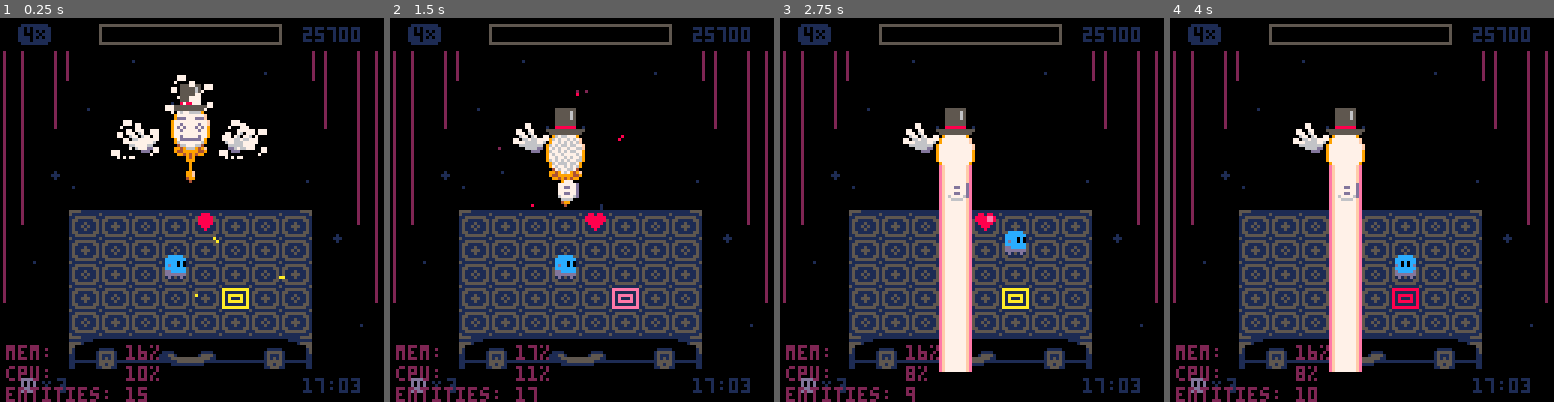
Above: before the commit, frames 1-4 (left to right).
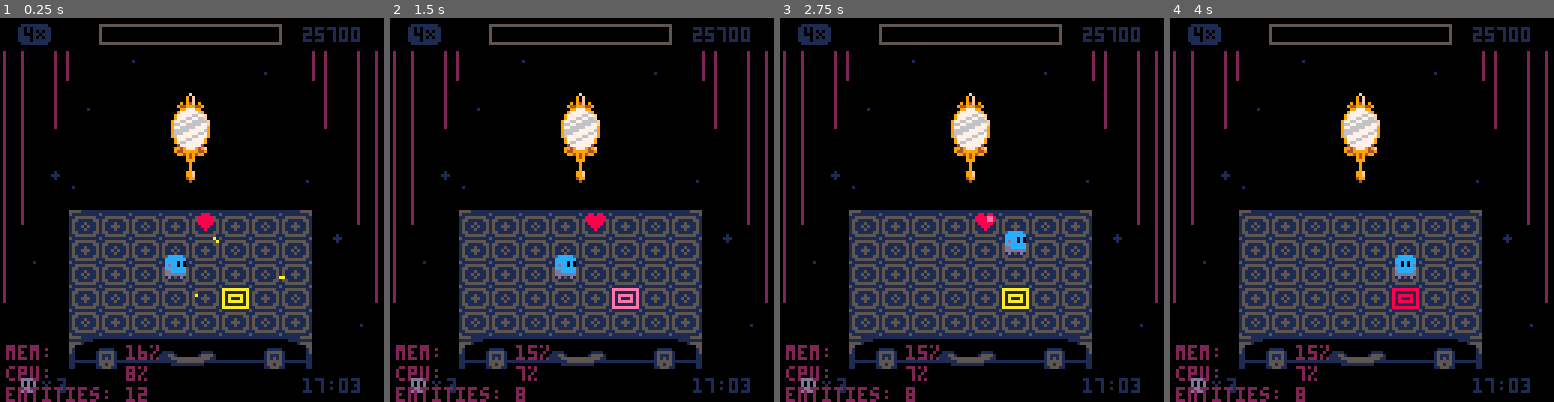
Above: after the commit, the same moments.

Repository: aylanonsense/just-one-boss
Game: PICO-8 cartridge cart.p8
Same seed, same stepped clock (60 frames per second), same inputs: the game is played once before the commit and once after it.
Inputs:
- Up to frame 1 (0.25 s): no input
- Up to frame 2 (1.5 s): tap X (X key) at 0.33, 1.07 s; tap O (Z key) at 0.7 s
- Up to frame 3 (2.75 s): hold Right 1.6-2.1 s; tap O (Z key) at 1.7, 2.1, 2.5 s; tap X (X key) at 1.85 s; hold Up 2.15-2.42 s; hold Right from 2.47 s (still down)
- Up to frame 4 (4 s): tap O (Z key) at 2.9, 3.3, 3.7 s; tap X (X key) at 2.97 s; release Right at 3.03 s; hold Left 3.08-3.58 s; hold Down 3.63-3.97 s

The runs differ from the first frame. In frame 1, 2.4% of the frame differs, in the area x 28-70%, y 14-100%; in frame 2, 3.1%; in frame 3, 6.8%; in frame 4, 6.9%, in the area x 32-55%, y 19-100%.

Commit message:
Refactoring the player character

Diff:
--- a/cart.p8
+++ b/cart.p8
@@ -25,10 +25,6 @@
 	down:	ƒ
 	left:	‹
 	right:	‘
-
-starting symbols: 6838
-after a bit of work: 6206
-after more work: 5305
 ]]
 
 -- useful noop function
@@ -137,16 +133,10 @@
 		end
 	},
 	player={
-		hitbox_channel=2,
-		hurtbox_channel=1,
+		hitbox_channel=2, -- pickup
+		hurtbox_channel=1, -- player
 		facing="right",
-		move_dir=nil,
-		next_move_dir=nil,
-		move_frames=0,
-		prev_col=nil,
-		prev_row=nil,
-		horizontal_move_increments={1,2,3,4},
-		vertical_move_increments={1,2,2,3},
+		step_frames=0,
 		teeter_frames=0,
 		stun_frames=0,
 		primary_color=12,
@@ -154,136 +144,122 @@
 		eye_color=0,
 		update=function(self)
 			decrement_counter_prop(self,"stun_frames")
-			if decrement_counter_prop(self,"teeter_frames") and self.next_move_dir then
-				self:move(self.next_move_dir)
-				self.next_move_dir=nil
-			end
+			decrement_counter_prop(self,"teeter_frames")
 			-- try moving
 			if btnp(0) then
-				self:queue_move("left")
+				self:queue_step("left")
 			elseif btnp(1) then
-				self:queue_move("right")
+				self:queue_step("right")
 			elseif btnp(2) then
-				self:queue_move("up")
+				self:queue_step("up")
 			elseif btnp(3) then
-				self:queue_move("down")
+				self:queue_step("down")
+			end
+			-- apply moves that were delayed from teetering/stun
+			if self.next_step_dir and not self.step_dir then
+				self:step(self.next_step_dir)
 			end
 			-- actually move
-			self.vx=0
-			self.vy=0
-			if self.stun_frames<=0 and self.teeter_frames<=0 and self.move_frames>0 then
-				if self:step() then
-					self.move_dir=nil
-					if self.next_move_dir then
-						self:move(self.next_move_dir)
-						self.next_move_dir=nil
-						self:step()
+			if self.stun_frames<=0 then
+				self.vx=0
+				self.vy=0
+				self:apply_step()
+				local prev_col,prev_row=self:col(),self:row()
+				self:apply_velocity()
+				-- teeter off the edge of the earth if the player tries to move off the map
+				if self:col()!=mid(1,self:col(),8) or self:row()!=mid(1,self:row(),5) then
+					self.x=10*prev_col-5
+					self.y=8*prev_row-4
+					self.step_dir=nil
+					self.next_step_dir=nil
+					self.step_frames=0
+					self.teeter_frames=11
+				end
+			end
+		end,
+		draw=function(self)
+			local spritesheet_x,spritesheet_y,spritesheet_height,dx,dy,facing=0,0,8,7,6,self.facing
+			local flipped=(facing=="left")
+			-- up/down sprites are below the left/right sprites in the spritesheet
+			if facing=="up" then
+				spritesheet_y,spritesheet_height,dx=8,11,5
+			elseif facing=="down" then
+				spritesheet_y,spritesheet_height,dx,dy=19,11,5,9
+			elseif facing=="left" then
+				dx=3
+			end
+			-- moving between tiles
+			if self.step_frames>0 then
+				spritesheet_x=44-11*self.step_frames
+			end
+			-- teetering off the edge
+			if self.teeter_frames>0 then
+				local c=ternary(self.teeter_frames%4<2,8,9)
+				pal2(c,0)
+				pal2(17-c,self.secondary_color)
+				spritesheet_x=44
+				if facing=="up" then
+					dy+=3
+				elseif facing=="down" then
+					dy-=2
+				elseif facing=="left" then
+					dx+=4
+				elseif facing=="right" then
+					dx-=4
+				end
+			end
+			-- getting hurt
+			if self.stun_frames>0 then
+				spritesheet_x,spritesheet_y,spritesheet_height,dx,dy=77,0,10,5,8
+				flipped=self.stun_frames%6>3
+			end
+			-- draw the sprite
+			pal2(3)
+			pal2(12,self.primary_color)
+			pal2(13,self.secondary_color)
+			pal(1,self.eye_color)
+			if self.invincibility_frames%4<2 or self.stun_frames>0 then
+				sspr2(spritesheet_x,spritesheet_y,11,spritesheet_height,self.x-dx,self.y-dy,flipped)
+			end
+		end,
+		queue_step=function(self,dir)
+			if not self:step(dir) then
+				self.next_step_dir=dir
+			end
+		end,
+		step=function(self,dir)
+			if not self.step_dir and self.teeter_frames<=0 and self.stun_frames<=0 then
+				self.facing,self.step_dir,self.step_frames,self.next_step_dir=dir,dir,4 -- ,nil
+				return true
+			end
+		end,
+		apply_step=function(self)
+			local dir,dist=self.step_dir,self.step_frames
+			if dir then
+				local dist_vertical=ternary(dist>2,dist-1,dist)
+				if dir=="left" then
+					self.vx-=dist
+				elseif dir=="right" then
+					self.vx+=dist
+				elseif dir=="up" then
+					self.vy-=dist_vertical
+				elseif dir=="down" then
+					self.vy+=dist_vertical
+				end
+				if decrement_counter_prop(self,"step_frames") then
+					self.step_dir=nil
+					if self.next_step_dir then
+						self:step(self.next_step_dir)
+						self:apply_step()
 					end
 				end
 			end
-			self.prev_col=self:col()
-			self.prev_row=self:row()
-			self:apply_velocity()
-			if not tile_exists(self:col(),self:row()) and tile_exists(self.prev_col,self.prev_row) then
-				self:cancel_move(self.prev_col,self.prev_row)
-				self.teeter_frames=11
-			end
-		end,
-		cancel_move=function(self,col,row)
-			self.x=10*col-5
-			self.y=8*row-4
-			self.move_dir=nil
-			self.move_frames=0
-			self.next_move_dir=nil
-		end,
-		queue_move=function(self,dir)
-			if not self.move_dir and self.teeter_frames<=0 then
-				self:move(dir)
-			else
-				self.next_move_dir=dir
-			end
-		end,
-		move=function(self,dir)
-			self.facing=dir
-			self.move_dir=dir
-			self.move_frames=#self.horizontal_move_increments
-		end,
-		step=function(self)
-			local dist
-			if self.move_dir=="left" or self.move_dir=="right" then
-				dist=self.horizontal_move_increments[self.move_frames]
-			else
-				dist=self.vertical_move_increments[self.move_frames]
-			end
-			local move_x,move_y=dir_to_vector(self.move_dir,dist)
-			self.vx+=move_x
-			self.vy+=move_y
-			return decrement_counter_prop(self,"move_frames")
 		end,
 		on_hurt=function(self)
-			self:stun()
 			shake_screen(4,12)
-		end,
-		stun=function(self)
-			-- self:cancel_move(self:col(),self:row())
 			self.invincibility_frames=60
 			self.stun_frames=19
-			player_health:lose_heart()
-		end,
-		draw=function(self)
-			palt(3,true)
-			local x=self.x
-			local y=self.y
-			local sprite_x=0
-			local sprite_y=0
-			local sprite_dx=3
-			local sprite_dy=6
-			local sprite_width=7
-			local sprite_height=8
-			local sprite_flipped=(self.facing=="left")
-			if self.facing=="up" then
-				sprite_y=8
-				sprite_height=11
-			elseif self.facing=="down" then
-				sprite_y=19
-				sprite_dy=9
-				sprite_height=11
-			end
-			if self.stun_frames>0 then
-				sprite_flipped=(self.frames_alive%8<4)
-				sprite_dx=5
-				sprite_dy=8
-				sprite_width=11
-				sprite_height=10
-				sprite_x=64
-				sprite_y=20
-			elseif self.invincibility_frames%4>2 then
-				return
-			elseif self.teeter_frames>0 then
-				sprite_x=ternary(self.teeter_frames<=2,52,40) -- 64)
-				sprite_width=12
-				if self.facing=="up" then
-					sprite_dx=6
-					sprite_dy+=3
-				elseif self.facing=="down" then
-					sprite_dx=6
-					sprite_dy-=2
-				else
-					sprite_dx+=ternary(sprite_flipped,5,0)
-				end
-				local f=self.teeter_frames%4<2
-				palt(ternary(f,8,9),true)
-				pal(ternary(f,9,8),self.secondary_color)
-			elseif self.move_frames>0 then
-				sprite_x+=40-11*self.move_frames
-				sprite_dx+=ternary(sprite_flipped,0,4)
-				sprite_width+=4
-			end
-			pal(12,self.primary_color)
-		pal(13,self.secondary_color)
-			pal(1,self.eye_color)
-			sspr(sprite_x,sprite_y,sprite_width,sprite_height,x-sprite_dx,y-sprite_dy,sprite_width,sprite_height,sprite_flipped)
-			-- rect(left,top,right,bottom,8)
+			-- player_health:lose_heart()
 		end
 	},
 	player_health={
@@ -549,15 +525,12 @@
 		extends="movable",
 		x=40,
 		y=-28,
-		hitbox_channel=1, -- player
 		-- rainbow_frames=0,
 		expression=4,
 		laser_charge_frames=0,
 		laser_preview_frames=0,
-		-- laser_fire_frames=0,
-		-- hover_frames=0,
-		-- hover_dir=nil,
-		-- actions={},
+		hover_frames=0,
+		hover_dir=1,
 		init=function(self)
 			self.left_hand=spawn_entity("magic_mirror_hand",self.x-18,self.y+5)
 			self.right_hand=spawn_entity("magic_mirror_hand",self.x+18,self.y+5,{is_right_hand=true,dir=1})
@@ -566,22 +539,22 @@
 			-- decrement_counter_prop(self,"rainbow_frames")
 			decrement_counter_prop(self,"laser_charge_frames")
 			decrement_counter_prop(self,"laser_preview_frames")
-			-- decrement_counter_prop(self,"laser_fire_frames")
-			-- if decrement_counter_prop(self,"hover_frames") then
-			-- 	self.vx=0
-			-- 	self.vy=0
-			-- end
+			if decrement_counter_prop(self,"hover_frames") then
+				self.vx=0
+				self.vy=0
+			end
+			-- hover left and right
+			if self.hover_frames>0 then
+				if self.x<=5 then
+					self.hover_dir=1
+				elseif self.x>=75 then
+					self.hover_dir=-1
+				end
+				self.vx,self.vy=2*self.hover_dir,0
+			end
 			self:apply_move()
-			-- if self.hover_frames>0 then
-			-- 	if self.x<=5 then
-			-- 		self.hover_dir=1
-			-- 	elseif self.x>=75 then
-			-- 		self.hover_dir=-1
-			-- 	end
-			-- 	self.vx=2*self.hover_dir
-			-- 	self.vy=0
-			-- end
 			self:apply_velocity()
+			-- create particles when charging laser
 			if self.laser_charge_frames>0 then
 				local x,y,angle=self.x,self.y,rnd()
 				spawn_entity("particle",x+22*cos(angle),y+22*sin(angle),{
@@ -606,22 +579,10 @@
 			if self.is_wearing_top_hat then
 				sspr2(115,75,13,9,x-6,y-15)
 			end
-			-- draw laser
+			-- draw laser preview
 			if self.laser_preview_frames%2>0 then
 				line(x,y+7,x,60,14)
 			end
-			-- 	if self.laser_fire_frames>0 then
-			-- 		self:reset_colors()
-			-- 		rect(self.x-5,self.y+4,self.x+5,60,14)
-			-- 		rect(self.x-4,self.y+4,self.x+4,60,15)
-			-- 		rectfill(self.x-3,self.y+4,self.x+3,60,7)
-			-- 		-- line(self.x-4,self.y,self.x-4,60,7)
-			-- 		-- line(self.x,1,self.x,39,14)
-			-- 	end
-		end,
-		is_hitting=function(self,entity)
-			return false
-			-- return self.laser_fire_frames>0 and entity:col()==self:col()
 		end,
 		-- highest-level commands
 		intro=function(self)
@@ -697,11 +658,16 @@
 				)):and_then(10)
 		end,
 		shoot_lasers=function(self)
+			self.left_hand:disapper()
 			return self:promise("set_held_state","right")
 				:and_then("set_expression",5)
 				:and_then("move",10*player:col()-5,-20,20,ease_in)
 				:and_then("fire_laser")
+				:and_then("hover",5)
+				:and_then(10)
 				:and_then("fire_laser")
+				:and_then("hover",5)
+				:and_then(10)
 				:and_then("fire_laser")
 		end,
 		bloom_flowers=function(self)
@@ -719,6 +685,14 @@
 				:and_then(self.left_hand,"set_pose",3)
 				:and_then(self.right_hand,"set_pose",3)
 				:and_then(self,"move_to_home")
+				:and_then(function()
+					if not self.left_hand.visible then
+						self.left_hand:appear()
+					end
+					if not self.right_hand.visible then
+						self.right_hand:appear()
+					end
+				end)
 				:and_then("set_held_state",nil)
 		end,
 		move_to_home=function(self)
@@ -772,6 +746,7 @@
 				:and_then("spawn_laser",20)
 				:and_then("set_expression",5)
 				:and_then("preview_laser",6)
+				:and_then(20)
 		end,
 		charge_laser=function(self,frames)
 			self.laser_charge_frames=frames
@@ -784,6 +759,10 @@
 		preview_laser=function(self,frames)
 			self.laser_preview_frames=frames
 			return frames
+		end,
+		hover=function(self,cols)
+			self.hover_frames=5*cols+1
+			return 5*cols
 		end,
 		-- lowest-level commands
 		spawn_flower=function(self,x,y)
@@ -801,93 +780,6 @@
 		set_expression=function(self,expression)
 			self.expression=expression
 		end,
-		-- shoot_lasers=function(self)
-			-- local hover_frames=25
-			-- local laser_fire_frames=65
-			-- self:set_expression(5)
-			-- self:schedule(6,"move_to_player_col")
-			-- self:schedule(16,"shoot_laser")
-			-- local f=16+laser_fire_frames
-			-- local i
-			-- for i=1,2 do
-			-- 	self:schedule(f,"hover",hover_frames)
-			-- 	f+=hover_frames
-			-- 	self:schedule(f,"shoot_laser")
-			-- 	f+=laser_fire_frames
-			-- end
-		-- end,
-		-- hover=function(self,frames,dir)
-			-- self.hover_frames=frames
-			-- self.hover_dir=dir or self.hover_dir or 1
-		-- end,
-		-- charge_laser=function(self,frames)
-			-- self.laser_charge_frames=frames
-		-- end,
-		-- preview_laser=function(self,frames)
-			-- self.laser_preview_frames=frames
-		-- end,
-		-- fire_laser=function(self,frames)
-			-- self.laser_fire_frames=frames
-		-- end,
-		-- reset_state=function(self,held_hand)
-			-- if not self.left_hand.held_mirror or not self.right_hand.held_mirror then
-			-- 	self:set_held_hands(held_hand or "left")
-			-- end
-			-- if self.expression!= 1 then
-				-- self:schedule(5,"set_expression",5)
-				-- self:schedule(16,"set_expression",1)
-			-- end
-			-- self:schedule(15,"move_to_home")
-			-- self:schedule(45,"set_held_hands",held_hand)
-		-- end,
-		-- move_to_home=function(self)
-			-- lasts 30 frames
-			-- self:move(40,-28,30,{easing=ease_in,relative=false})
-			-- if not self.left_hand.held_mirror then
-			-- 	self.left_hand:move_to_home(40,-28)
-			-- end
-			-- if not self.right_hand.held_mirror then
-			-- 	self.right_hand:move_to_home(40,-28)
-			-- end
-		-- end,
-		-- set_held_hands=function(self,held_hand)
-			-- lasts 10 frames
-			-- if self.left_hand.held_mirror and held_hand!="left" then
-			-- 	self.left_hand:release_mirror()
-			-- elseif not self.left_hand.held_mirror and held_hand=="left" then
-			-- 	self.left_hand:grab_mirror(self)
-			-- end
-			-- if self.right_hand.held_mirror and held_hand!="right" then
-			-- 	self.right_hand:release_mirror()
-			-- elseif not self.right_hand.held_mirror and held_hand=="right" then
-			-- 	self.right_hand:grab_mirror(self)
-			-- end
-		-- end,
-		-- spawn2_flowers=function(self,increment,time_to_bloom)
-			-- local restricted_col=rnd_int(0,3)
-			-- local restricted_row=rnd_int(0,4)
-			-- local flowers={}
-			-- local i=rnd_int(0,increment-1)
-			-- while i<40 do
-			-- 	local c=i%8
-			-- 	local r=flr(i/8)
-			-- 	if (c!=restricted_col and (7-c)!=restricted_col) or r!=restricted_row then
-			-- 		add(flowers,{
-			-- 			x=10*c+5,
-			-- 			y=8*r+4,
-			-- 			bloom_frames=time_to_bloom,
-			-- 			flipped=(rnd()<0.5),
-			-- 			color=rnd_from_list({8,12,9,14})
-			-- 		})
-			-- 	end
-			-- 	i+=rnd_int(1,increment)
-			-- end
-			-- shuffle_list(flowers)
-			-- for i=1,#flowers do
-			-- 	flowers[i].hidden_frames=i
-			-- 	spawn_entity("flower_patch",flowers[i])
-			-- end
-		-- end,
 	},
 	magic_mirror_hand={
 		-- is_right_hand,dir
@@ -949,6 +841,10 @@
 		end,
 		appear=function(self)
 			self.visible=true
+			return self:poof()
+		end,
+		disapper=function(self)
+			self.visible=false
 			return self:poof()
 		end,
 		move_to_temple=function(self,mirror)
@@ -1044,10 +940,10 @@
 	scene[1]()
 end
 
--- local skip_frames=0
+local skip_frames=0
 function _update()
-	-- skip_frames=increment_counter(skip_frames)
-	-- if skip_frames%1>0 then return end
+	skip_frames=increment_counter(skip_frames)
+	if skip_frames%1>0 then return end
 	-- update promises
 	local num_promises,i=#promises
 	for i=1,num_promises do
@@ -1094,7 +990,7 @@
 	-- get to the good part
 	boss.visible=true
 	boss_health.visible=true
-	boss:intro():and_then("decide_next_action")
+	-- boss:intro():and_then("decide_next_action")
 	-- immediately add new entities to the game
 	add_new_entities()
 end
@@ -1475,21 +1371,6 @@
 	end
 end
 
-function dir_to_vector(dir,magnitude)
-	magnitude=magnitude or 1
-	if dir=="left" then
-		return -magnitude,0
-	elseif dir=="right" then
-		return magnitude,0
-	elseif dir=="up" then
-		return 0,-magnitude
-	elseif dir=="down" then
-		return 0,magnitude
-	else
-		return 0,0
-	end
-end
-
 -- drawing functions
 function calc_rainbow_color()
 	rainbow_color=8+flr(scene_frame/4)%6
Not shown, changed: 31 lines of the sprite sheet (__gfx__) section of cart.p8
